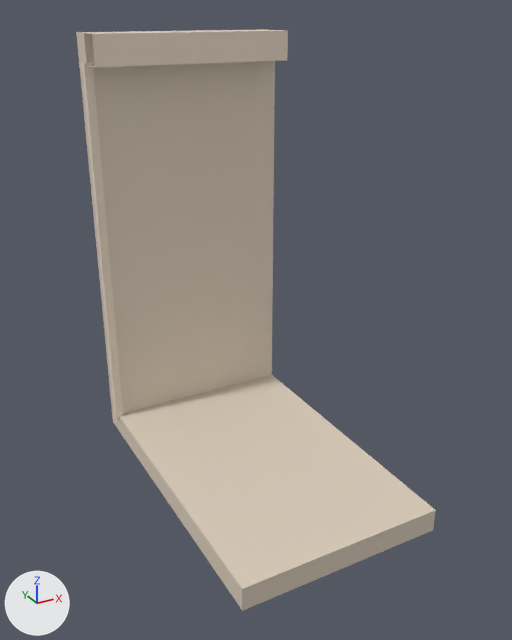
What one commit did to the FBX model ggj-2019/Assets/Graphics/Models/Segment.fbx.
Both versions are drawn from a 50 mm camera at (-2.97, -5.82, 4.43) aimed at (-0.06, -0.52, 1.78). The axes (+X, +Y, +Z) are drawn at lower left. The lights are the same throughout.
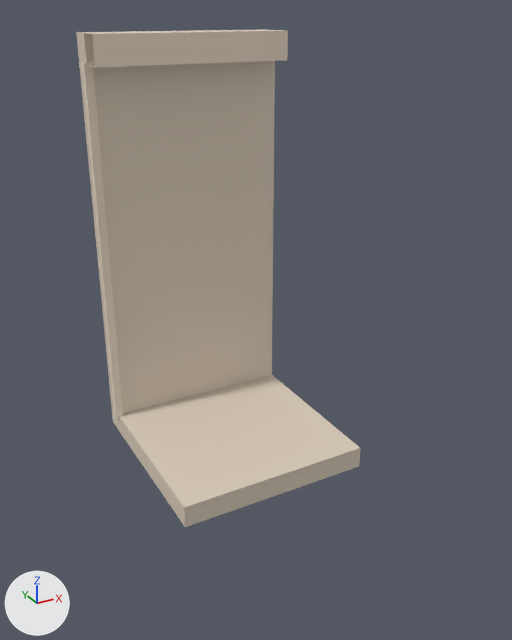
The change, as a list of edits to the scene's bpy script:
```text
Change me_cube:
    where me_cube.from_pydata(...)  # 16 vertices, 15 faces; spans x -1.0..1.0, y -2.0..1.25, z 0.0..4.23
    used by ob_cube; location = (0.0, 0.0, 0.0)
    before: 0 (-1.0, -2.0, 0.23) at pixel (242, 588), 2 (1.0, -2.0, 0.23) at pixel (435, 510), 10 (-1.0, -2.0, 0.0) at pixel (242, 610), 12 (1.0, -2.0, 0.0) at pixel (433, 530)
    me_cube part 1
    add for i in [0, 2, 10, 12]: me_cube.vertices[i].co += Vector((0.0, 1.15, 0.0))
```

Where the change shows, as pixel boxes [x1, y1, x2, y2] in the pictures (512 x 640 px; the box of a moved part takes in the faces that stretch with it):
'Cube', reshaped (21% narrower, 14% shorter)
    before: [76, 29, 436, 611]
    after: [76, 29, 361, 527]
part 1 of me_cube, moved or reshaped
    before: [119, 375, 436, 611]
    after: [119, 375, 361, 527]
